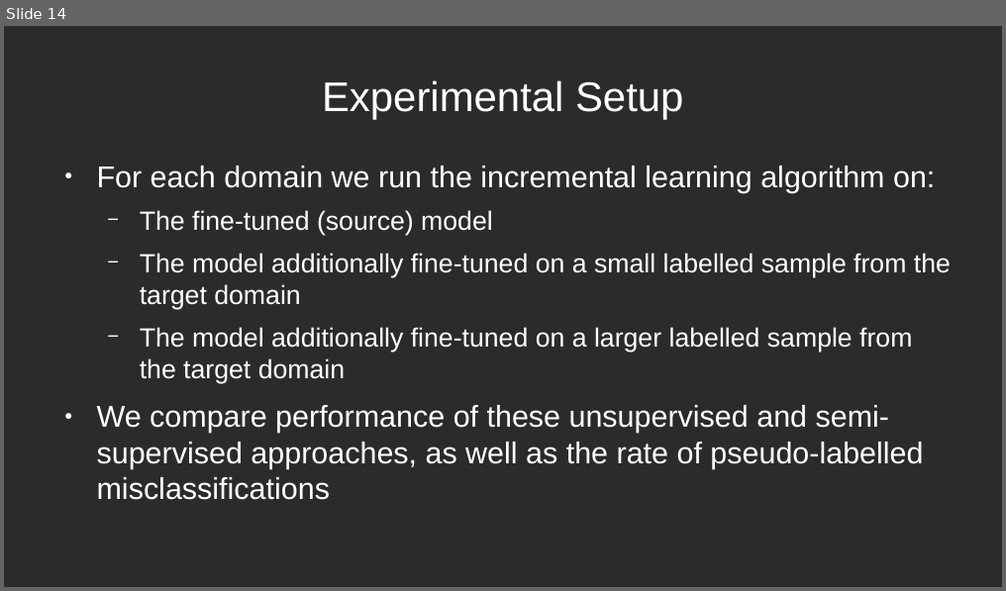
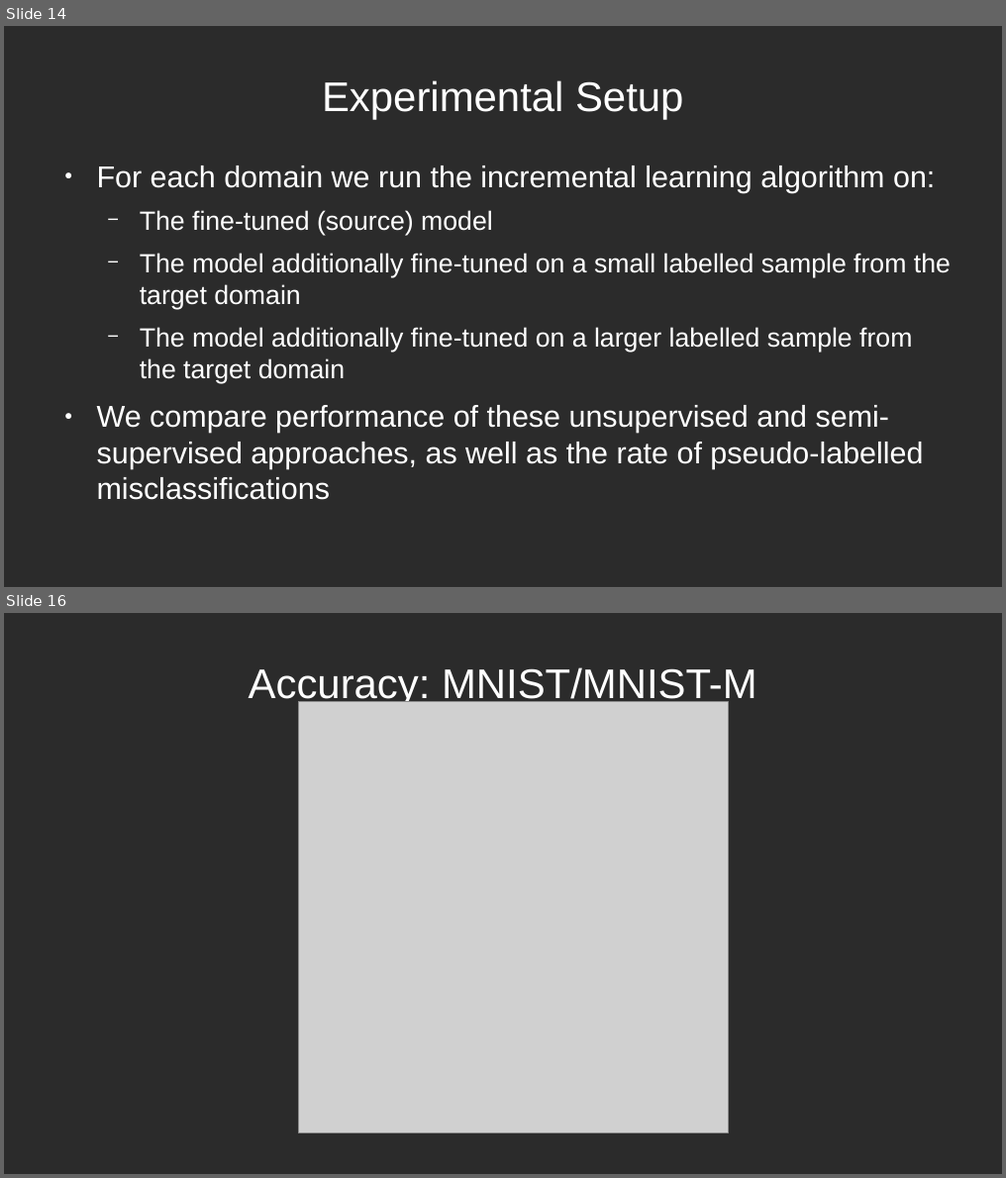
Before and after one commit to dimits-ts/deep_vision_domain_adaptation, a slide deck: presentation/presentation.odp. Shown one above the other, each under a label of ours: slide 14 before the commit, slides 14 and 16 after it; the slides between them are not shown. The pictures are 1006x591 and 1006x1178 pixels, drawn with LibreOffice and Linux fonts; fonts in the diff are those of the drawing; grey boxes stand for pictures; background and template pictures are left out; a plain dark background stands for a picture behind light text. Boxes give left, top, right and bottom in pixels: in the first picture for what was removed or moved away, otherwise in the second. Text is boxed around its words. In the diff, an @@ line names an element or a change of style, - is before the commit and + after.

```diff
--- a/presentation/presentation.odp
+++ b/presentation/presentation.odp
@@ slide 16 added at (4,613,1002,1174), background picture (left out) @@
@@ title added at (249,667,757,707), 33 pt, text #FFFFFF @@
+Accuracy: MNIST/MNIST-M
@@ picture added at (298,702,729,1133) @@
```
Also in this commit, not shown: 3 slides changed, 7 other slides added, 1 slide removed.
